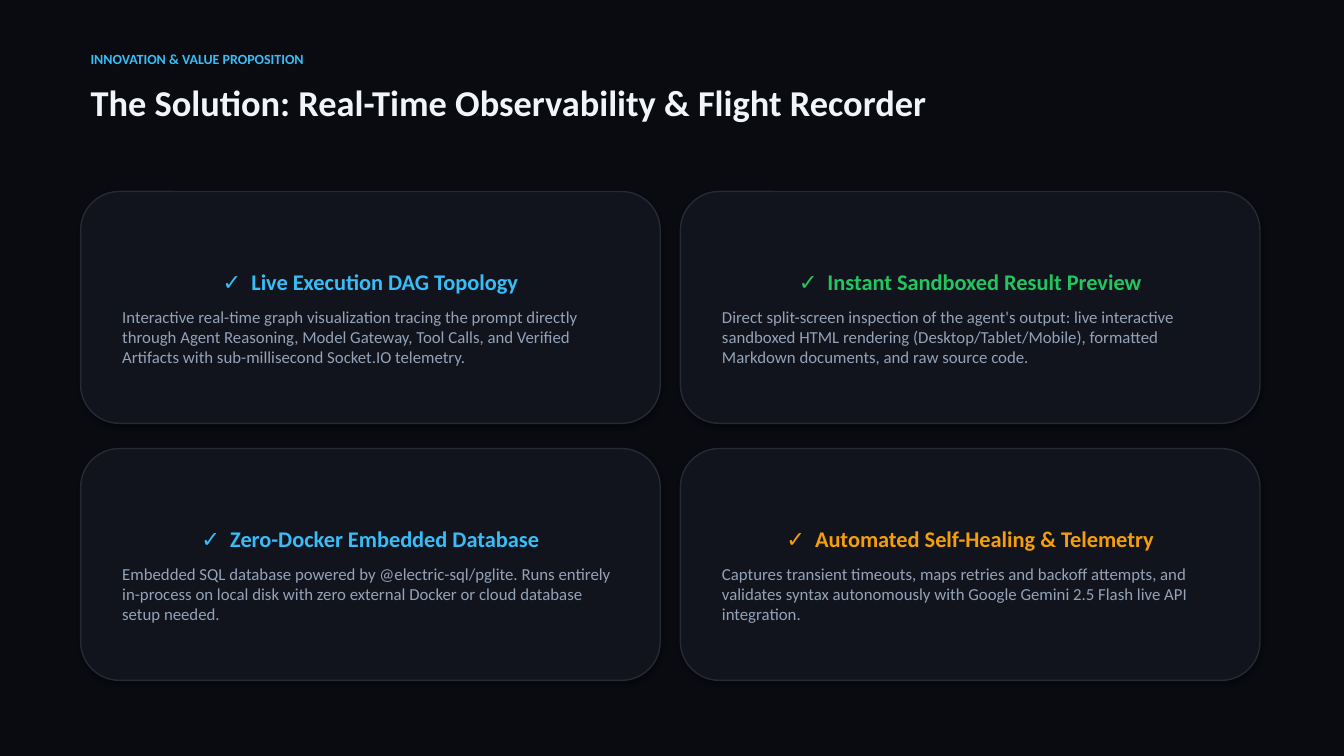
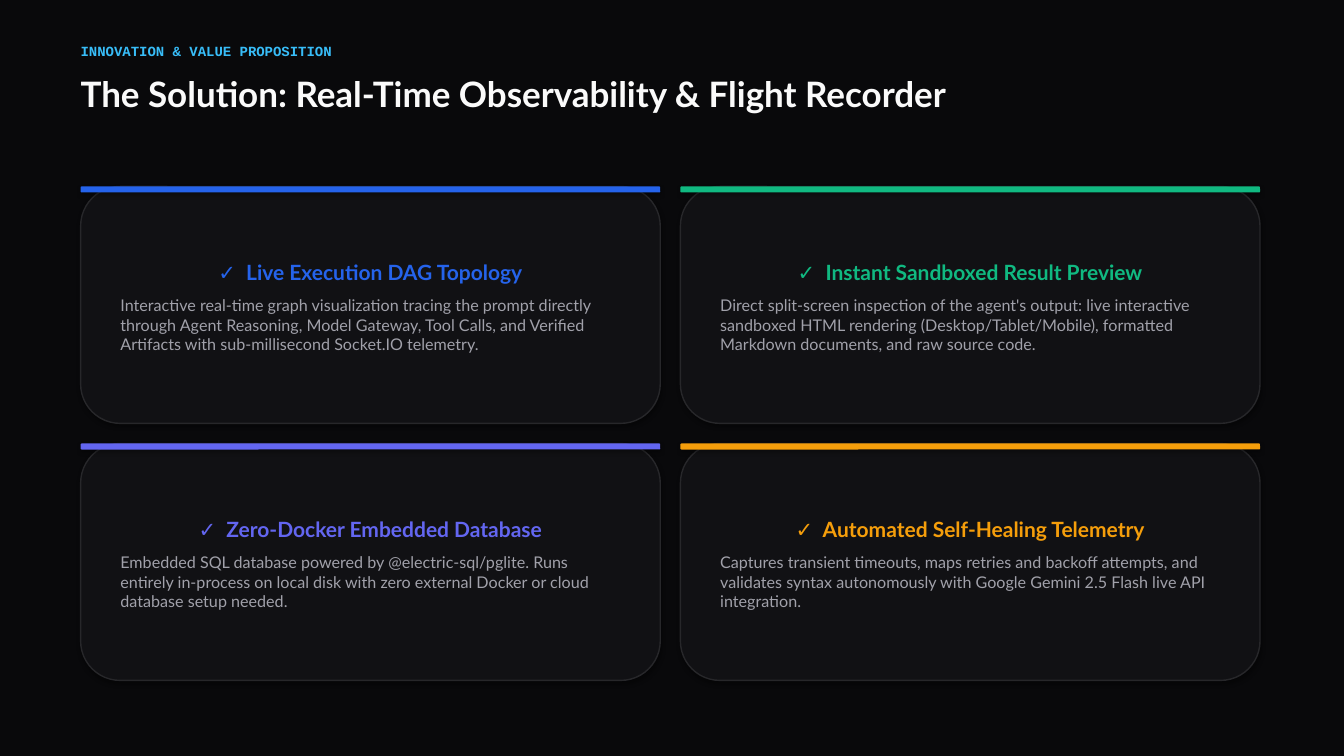
Before and after one commit to IHassanshaikh/Agent-Arena, a slide deck: slide 3 of AgentArena_Hackathon_Pitch.pptx. Drawn at 1344x756 pixels with LibreOffice and Linux fonts; fonts in the diff are those of the drawing. Boxes give left, top, right and bottom in pixels: in the first picture for what was removed or moved away, otherwise in the second. Text is boxed around its words. In the diff, an @@ line names an element or a change of style, - is before the commit and + after.

Commit message:
docs: update PPT presentation styling and incorporate live Vercel deployment link

```diff
--- a/AgentArena_Hackathon_Pitch.pptx
+++ b/AgentArena_Hackathon_Pitch.pptx
@@ rectangle at [0,0,1344,756]: fill #090B10 to #09090B @@
@@ text "INNOVATION & VALUE PROPOSITION" at [81,46,332,56]: font Calibri to Courier New @@
@@ text "The Solution: Real-Time Observability & ..." at [81,81,946,114]: size 26 to 25 pt, font Calibri to Lato, text colour #F1F5F9 to #FAFAFA @@
@@ rounded rectangle "✓ Live Execution DAG Topology": place and size @@
-rounded rectangle "✓ Live Execution DAG Topology" at [81,192,660,423]
+rounded rectangle "✓ Live Execution DAG Topology" at [81,187,660,423]
@@ rounded rectangle "✓ Live Execution DAG Topology" at [81,187,660,423]: size 16 to 15 pt, text colour #38BDF8 to #2563EB in "✓ Live Execution DAG Topology"; font Calibri to Lato; size 12 to 11.5 pt, text colour #94A3B8 to #A1A1AA in "Interactive real-time graph visualization tracing the prompt ..."; fill #11141C to #111114; outline #262A36 1 pt to #27272A 1 pt @@
@@ rounded rectangle added at [81,187,660,193], fill #2563EB @@
@@ rounded rectangle "✓ Instant Sandboxed Result Preview": place and size @@
-rounded rectangle "✓ Instant Sandboxed Result Preview" at [681,192,1260,423]
+rounded rectangle "✓ Instant Sandboxed Result Preview" at [681,187,1260,423]
@@ rounded rectangle "✓ Instant Sandboxed Result Preview" at [681,187,1260,423]: size 16 to 15 pt, text colour #22C55E to #10B981 in "✓ Instant Sandboxed Result Preview"; font Calibri to Lato; size 12 to 11.5 pt, text colour #94A3B8 to #A1A1AA in "Direct split-screen inspection of the agent's output: ..."; fill #11141C to #111114; outline #262A36 1 pt to #27272A 1 pt @@
@@ rounded rectangle added at [681,187,1260,193], fill #10B981 @@
@@ rounded rectangle "✓ Zero-Docker Embedded Database": place and size @@
-rounded rectangle "✓ Zero-Docker Embedded Database" at [81,449,660,681]
+rounded rectangle "✓ Zero-Docker Embedded Database" at [81,444,660,681]
@@ rounded rectangle "✓ Zero-Docker Embedded Database" at [81,444,660,681]: size 16 to 15 pt, text colour #38BDF8 to #6366F1 in "✓ Zero-Docker Embedded Database"; font Calibri to Lato; size 12 to 11.5 pt, text colour #94A3B8 to #A1A1AA in "Embedded SQL database powered by @electric-sql/pglite. Runs ..."; fill #11141C to #111114; outline #262A36 1 pt to #27272A 1 pt @@
@@ rounded rectangle added at [81,444,660,450], fill #6366F1 @@
@@ rounded rectangle "✓ Automated Self-Healing Telemetry": place and size @@
-rounded rectangle "✓ Automated Self-Healing Telemetry" at [681,449,1260,681]
+rounded rectangle "✓ Automated Self-Healing Telemetry" at [681,444,1260,681]
@@ rounded rectangle "✓ Automated Self-Healing Telemetry" at [681,444,1260,681]: fill #11141C to #111114; outline #262A36 1 pt to #27272A 1 pt @@
@@ rounded rectangle added at [681,444,1260,450], fill #F59E0B @@
@@ text in rounded rectangle at [823,521,1144,541]: text changed; size 16 to 15 pt; font Calibri to Lato @@
-✓ Automated Self-Healing & Telemetry
+✓ Automated Self-Healing Telemetry
@@ text in rounded rectangle at [720,556,1205,610]: size 12 to 11.5 pt, font Calibri to Lato, text colour #94A3B8 to #A1A1AA in "Captures transient timeouts, maps retries and backoff ..." @@
```
Also in this commit, not shown: 9 other slides changed, 3 other files.
